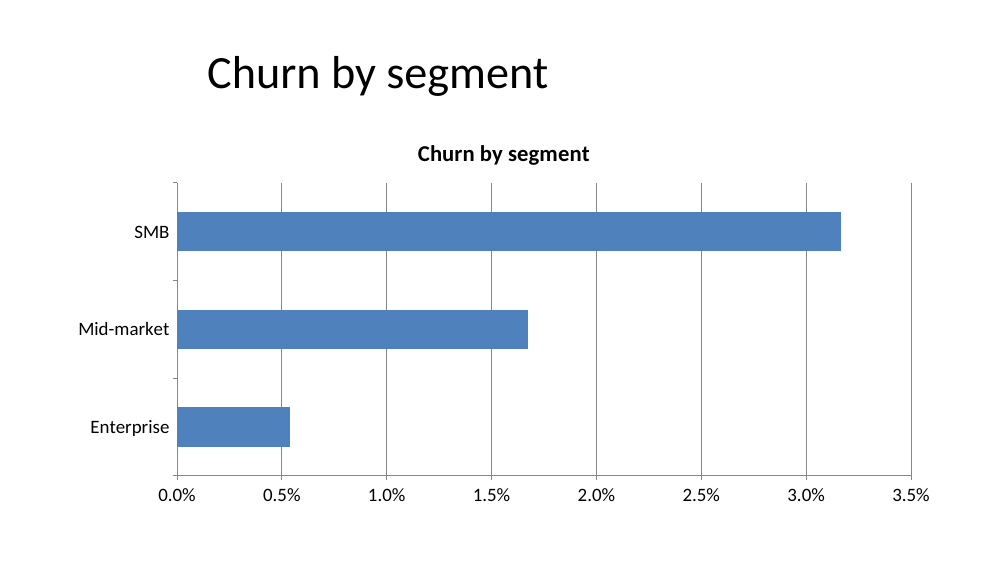
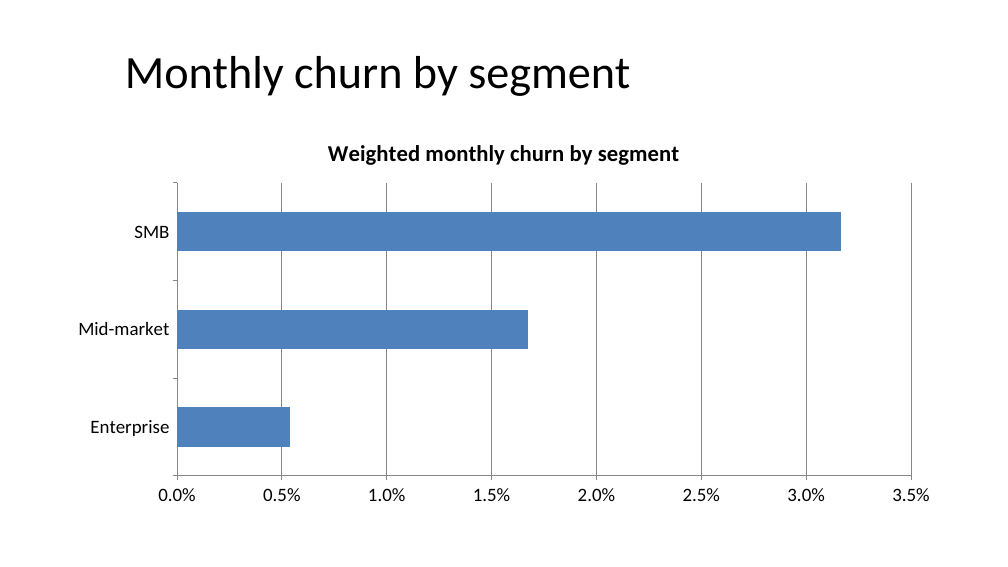
Before and after one commit to santoshshinde2012/deck-smith-local, a slide deck: slide 4 of docs/examples/sample-deck.pptx. Drawn at 1008x567 pixels with LibreOffice and Linux fonts; fonts in the diff are those of the drawing. Boxes give left, top, right and bottom in pixels: in the first picture for what was removed or moved away, otherwise in the second. Text is boxed around its words. In the diff, an @@ line names an element or a change of style, - is before the commit and + after.

```diff
--- a/docs/examples/sample-deck.pptx
+++ b/docs/examples/sample-deck.pptx
@@ title at (125, 56, 630, 96): text changed @@
-Churn by segment
+Monthly churn by segment
@@ bar chart at (60, 121, 948, 514) @@
@@ title "Churn by segment" to "Weighted monthly churn by segment" @@
-Churn by segment: 0.005, 0.017, 0.032
+Weighted monthly churn by segment: 0.005, 0.017, 0.032
```
Also in this commit, not shown: 2 other slides changed, 2 other files.
